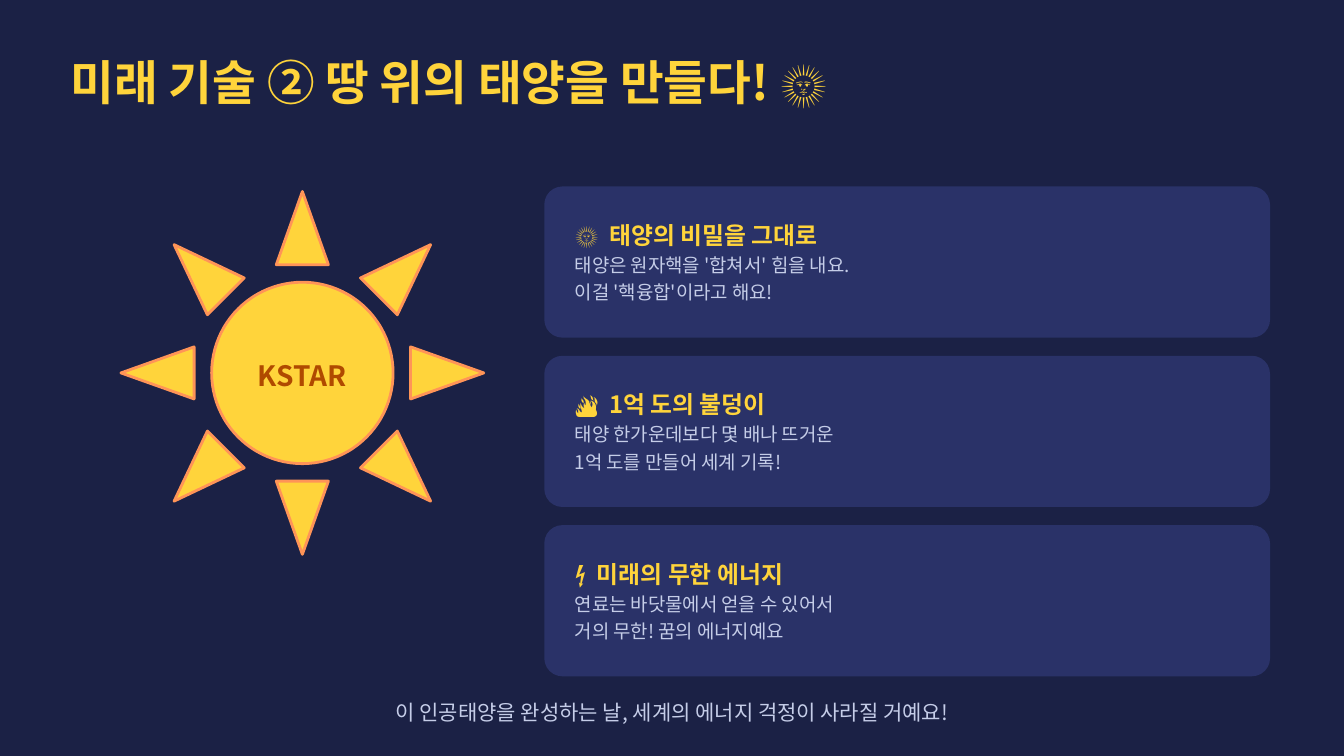
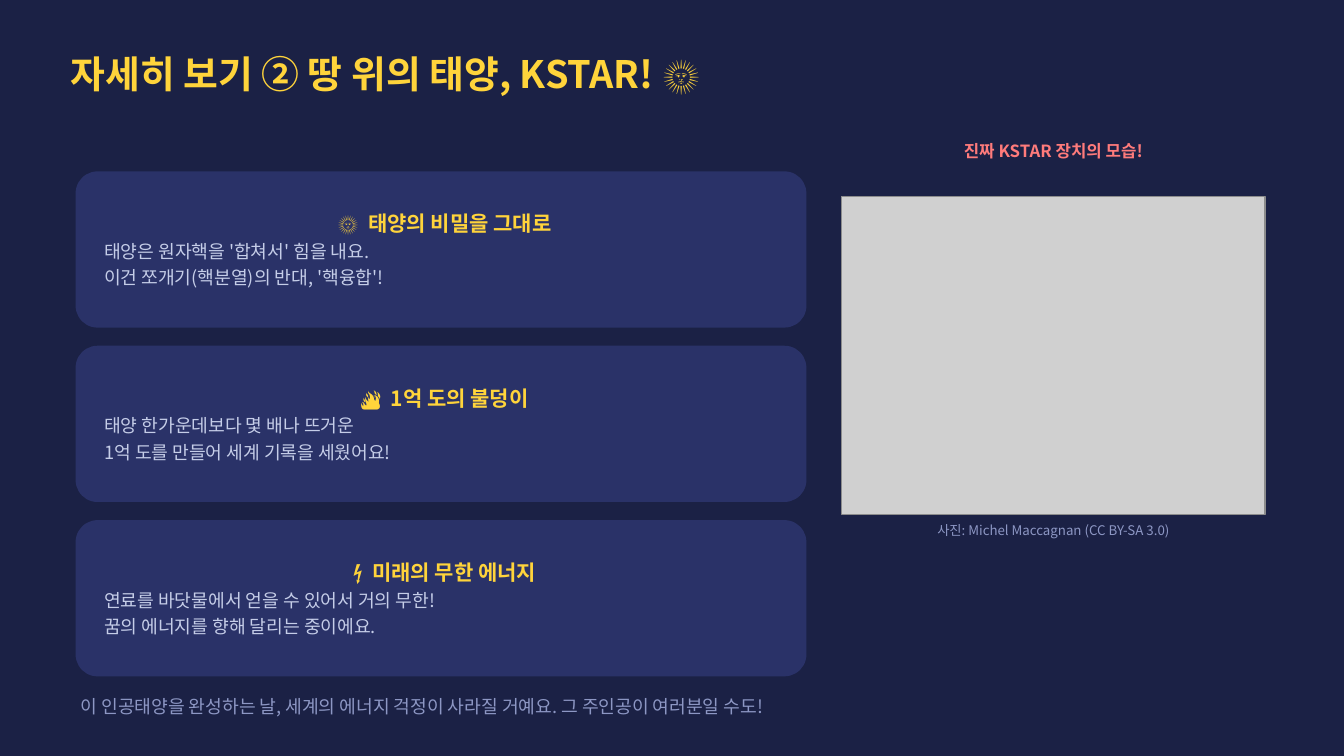
Before and after one commit to parksang-jun/ecture-materials, a slide deck: slide 37 of 강의자료/1일 어린이 연구원_초등 3-4학년용.pptx (slide 25 before the commit). Drawn at 1344x756 pixels with LibreOffice and Linux fonts; fonts in the diff are those of the drawing; grey boxes stand for pictures. Boxes give left, top, right and bottom in pixels: in the first picture for what was removed or moved away, otherwise in the second. Text is boxed around its words. In the diff, an @@ line names an element or a change of style, - is before the commit and + after.

```diff
--- a/강의자료/1일 어린이 연구원_초등 3-4학년용.pptx
+++ b/강의자료/1일 어린이 연구원_초등 3-4학년용.pptx
@@ text at <box>71,56,654,96</box>: text changed; size 34 to 27 pt @@
-미래 기술 ② 땅 위의 태양을 만들다! 🌞
+자세히 보기 ② 땅 위의 태양, KSTAR! 🌞
@@ text added at <box>964,143,1143,159</box>, 12 pt, text #FF7B7B, bold @@
+진짜 KSTAR 장치의 모습!
@@ proportions changed in 3 elements at <box>76,346,807,502</box>, <box>76,520,807,677</box>, <box>76,171,807,328</box> @@
@@ rounded rectangle "🌞 태양의 비밀을 그대로": place and size @@
-rounded rectangle "🌞 태양의 비밀을 그대로" at <box>544,187,1270,338</box>
+rounded rectangle "🌞 태양의 비밀을 그대로" at <box>76,171,807,328</box>
@@ sun removed at <box>121,192,484,555</box> @@
-KSTAR
@@ picture added at <box>842,197,1265,514</box> @@
@@ text in rounded rectangle at <box>368,213,551,233</box>: size 17 to 15 pt in "🌞 태양의 비밀을 그대로"; alignment left to centre @@
@@ text in rounded rectangle at <box>104,243,383,288</box>: text changed; size 13.5 to 13 pt @@
-태양은 원자핵을 '합쳐서' 힘을 내요.
-이걸 '핵융합'이라고 해요!
+태양은 원자핵을 '합쳐서' 힘을 내요.
+이건 쪼개기(핵분열)의 반대, '핵융합'!
@@ rounded rectangle "🔥 1억 도의 불덩이": place and size @@
-rounded rectangle "🔥 1억 도의 불덩이" at <box>544,356,1270,507</box>
+rounded rectangle "🔥 1억 도의 불덩이" at <box>76,346,807,502</box>
@@ text in rounded rectangle at <box>427,388,529,408</box>: size 17 to 15 pt in "🔥 1억 도의 불덩이"; alignment left to centre @@
@@ text in rounded rectangle at <box>104,417,391,461</box>: text changed; size 13.5 to 13 pt @@
-태양 한가운데보다 몇 배나 뜨거운
-1억 도를 만들어 세계 기록!
+태양 한가운데보다 몇 배나 뜨거운
+1억 도를 만들어 세계 기록을 세웠어요!
@@ rounded rectangle "⚡ 미래의 무한 에너지": place and size @@
-rounded rectangle "⚡ 미래의 무한 에너지" at <box>544,525,1270,677</box>
+rounded rectangle "⚡ 미래의 무한 에너지" at <box>76,520,807,677</box>
@@ text added at <box>937,524,1169,538</box>, 9.5 pt, text #8D97C4 @@
+사진: Michel Maccagnan (CC BY-SA 3.0)
@@ text in rounded rectangle at <box>372,562,536,582</box>: size 17 to 15 pt in "⚡ 미래의 무한 에너지"; alignment left to centre @@
@@ text in rounded rectangle at <box>104,592,435,635</box>: text changed; size 13.5 to 13 pt @@
-연료는 바닷물에서 얻을 수 있어서
-거의 무한! 꿈의 에너지예요
+연료를 바닷물에서 얻을 수 있어서 거의 무한!
+꿈의 에너지를 향해 달리는 중이에요.
@@ text "이 인공태양을 완성하는 날, 세계의 ..." at <box>81,698,763,716</box>: vertical alignment middle to top @@
@@ text at <box>81,698,763,716</box>: text changed; size 15 to 13 pt; text colour #C5CDE8 to #8D97C4 @@
-이 인공태양을 완성하는 날, 세계의 에너지 걱정이 사라질 거예요!
+이 인공태양을 완성하는 날, 세계의 에너지 걱정이 사라질 거예요. 그 주인공이 여러분일 수도!
```
Also in this commit, not shown: 28 other slides changed, 14 slides added, 2 slides removed, 4 other files.
